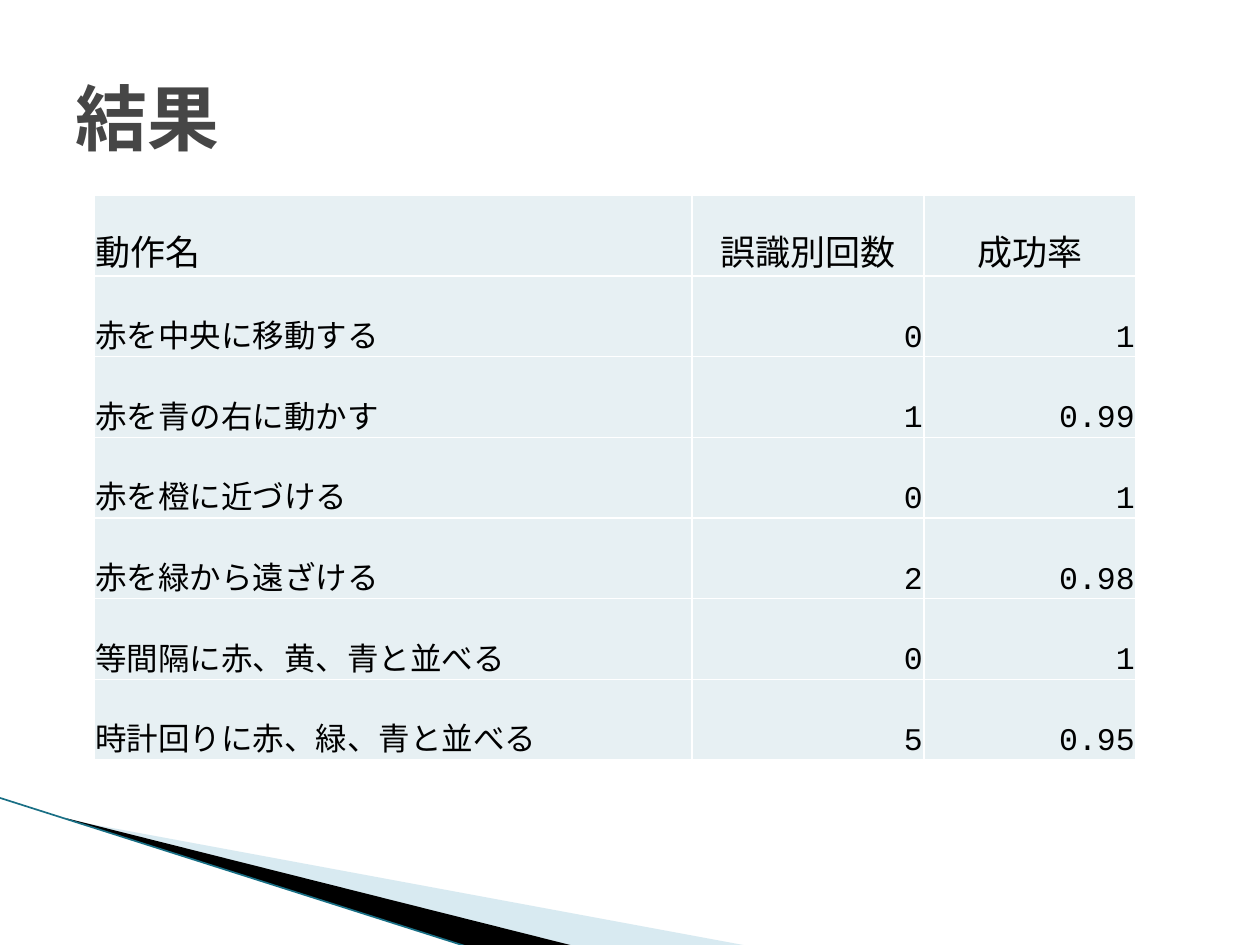
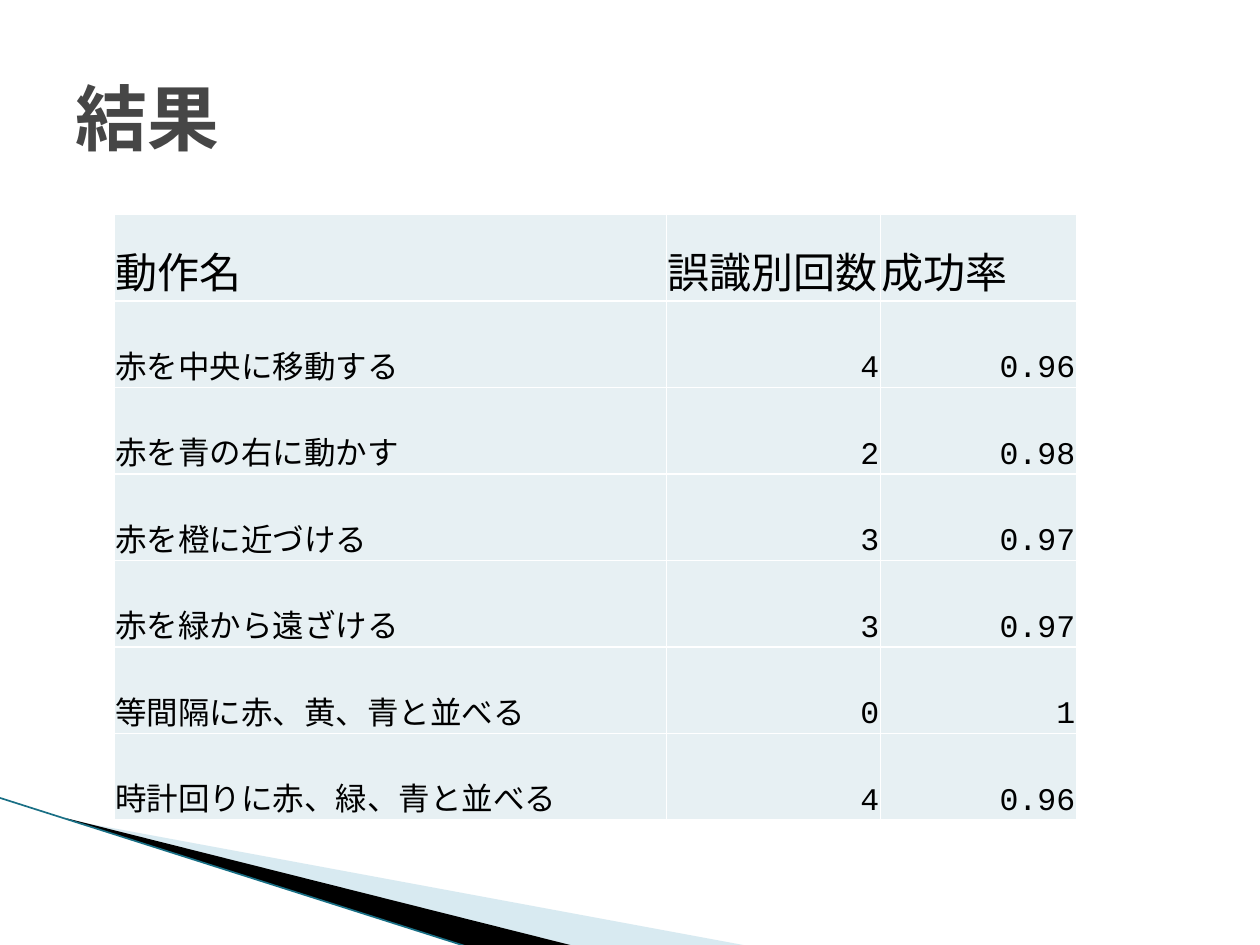
Before and after one commit to TetsuyaKomota/GitforEclipseTest, a slide deck: slide 21 of IntentionLearning/memo/人の教示動作からの.pptx. Drawn at 1260x945 pixels with LibreOffice and Linux fonts; fonts in the diff are those of the drawing; background and template pictures are left out. Boxes give left, top, right and bottom in pixels: in the first picture for what was removed or moved away, otherwise in the second. Text is boxed around its words. In the diff, an @@ line names an element or a change of style, - is before the commit and + after.

```diff
--- a/IntentionLearning/memo/人の教示動作からの.pptx
+++ b/IntentionLearning/memo/人の教示動作からの.pptx
@@ table at bbox=[115, 214, 1077, 819] @@
-row 2, column 2: 0
+row 2, column 2: 4
-row 2, column 3: 1
+row 2, column 3: 0.96
-row 3, column 2: 1
+row 3, column 2: 2
-row 3, column 3: 0.99
+row 3, column 3: 0.98
-row 4, column 2: 0
+row 4, column 2: 3
-row 4, column 3: 1
+row 4, column 3: 0.97
-row 5, column 2: 2
+row 5, column 2: 3
-row 5, column 3: 0.98
+row 5, column 3: 0.97
-row 7, column 2: 5
+row 7, column 2: 4
-row 7, column 3: 0.95
+row 7, column 3: 0.96
@@ size 20 to 24 pt in "動作名", "誤識別回数", "成功率" @@
@@ alignment centre to left @@
@@ table: place and size @@
-table at bbox=[94, 195, 1137, 760]
+table at bbox=[115, 214, 1077, 819]
```
Also in this commit, not shown: 5 other files.
